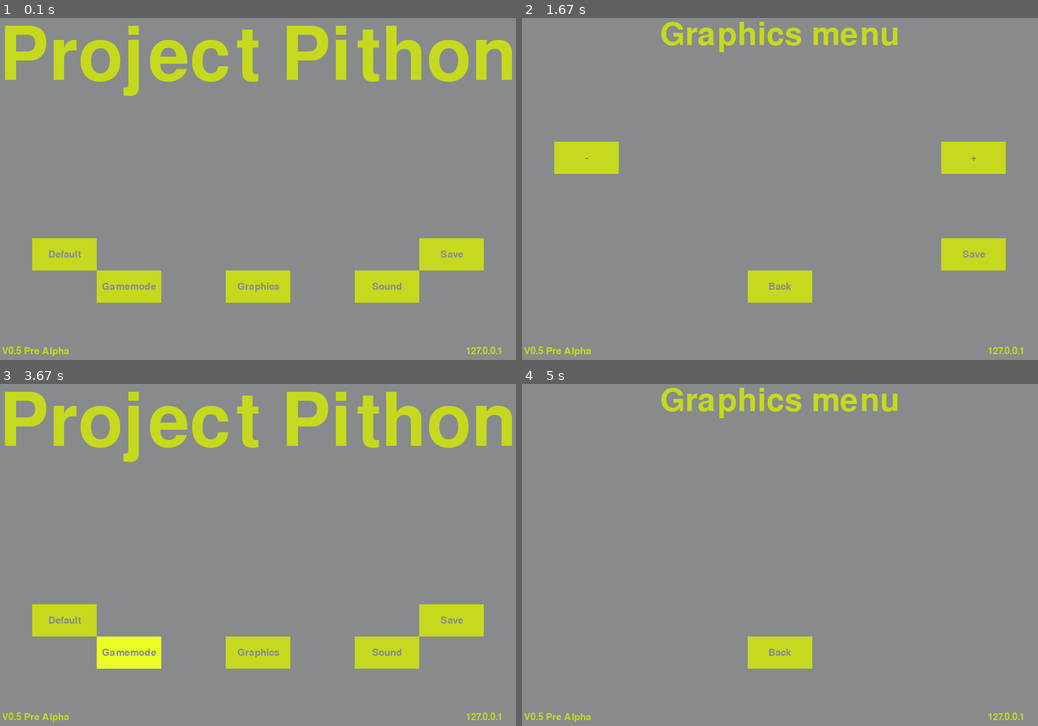
Above: before the commit, frames 1-4 (two rows, left to right).
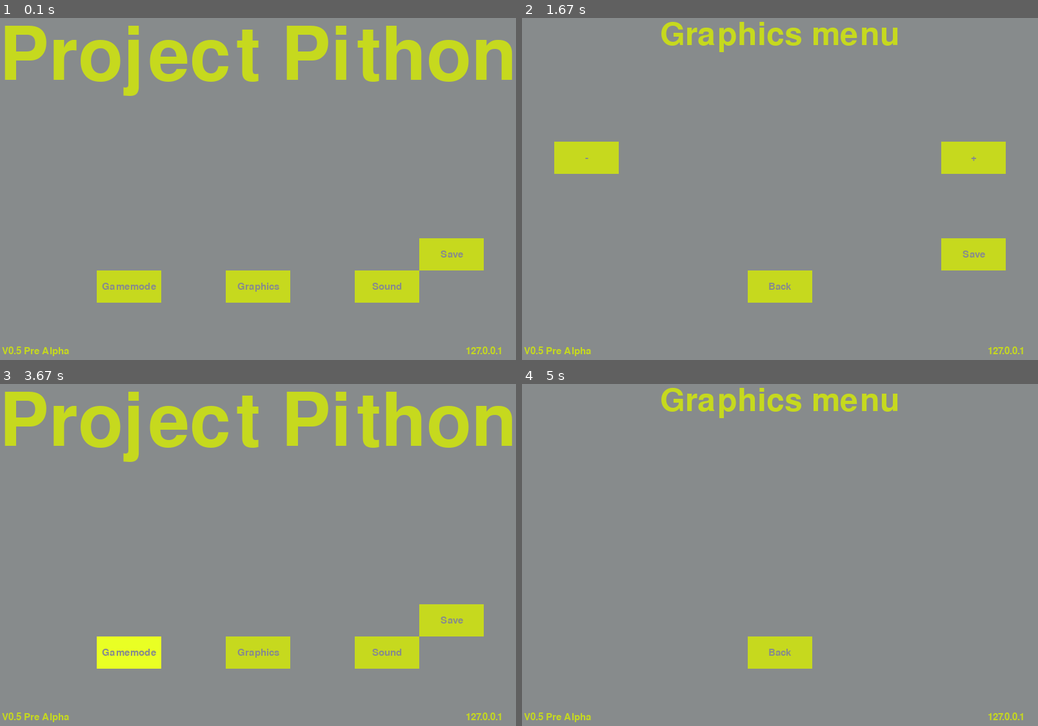
Above: after the commit, the same moments.

Repository: jamesrmuir/Creme_eggs
Game: pygame game, started from Launcher.py
Two runs of this game, one before a commit and one after it. Both use one fixed random seed, a clock stepped at 60 frames per second and the inputs below.
Inputs (mouse positions are in pixels of both pictures, inside the frame that each line leads up to):
- Up to frame 1 (0.1 s): no input
- Up to frame 2 (1.67 s): click "Graphics" at 0.42 s; click (780, 199) at 0.75 s
- Up to frame 3 (3.67 s): click (72, 527) at 2.1 s; click (232, 640) at 2.43 s; click (242, 472) at 2.78 s; click "Gamemode" at 3.63 s
- Up to frame 4 (5 s): no input

The runs differ from the first frame. In frame 1, 1.1% of the frame differs, in the area x 6-19%, y 64-74%; in frame 2, nothing differs; in frame 3, 1.1%; in frame 4, nothing differs.

Commit message:
WIP Savegame

Diff:
--- a/Example game and test files/tileGameTest.py
+++ b/Example game and test files/tileGameTest.py
@@ -4,14 +4,48 @@
 #Imports some useful constants
 from pygame.locals import *
 
+#Defines resources
+DIRT = 0
+GRASS = 1
+WATER = 2
+COAL = 3
+
+#Defines colours
+BLACK = (  0,  0,  0)
+BROWN = (153, 76,  0)
+GREEN = (  0,255,  0)
+BLUE  = (  0,  0,255)
+
+#Links resources and colours
+colours  = {
+            DIRT  : BROWN,
+            GRASS : GREEN,
+            WATER : BLUE,
+            COAL  : BLACK
+           }
+
+#List representing out tilemap
+tilemap = [
+            [GRASS, COAL,  DIRT ],
+            [WATER, WATER, GRASS],
+            [COAL,  GRASS, WATER],
+            [DIRT,  GRASS, COAL ],
+            [GRASS, WATER, DIRT ]
+          ]
+
+#Defines game dimensions
+TILESIZE = 40
+MAPWIDTH = 3
+MAPHEIGHT = 5
+
 #Initialise the pygame module
 pygame.init()
 
 #Sets the display
-displayWindow = pygame.display.set_mode((300,300))
+displayWindow = pygame.display.set_mode((MAPWIDTH*TILESIZE,MAPHEIGHT*TILESIZE))
 
 #Gives the window a title
-pygame.display.set_caption("Tile test")
+pygame.display.set_caption("Tile")
 
 #Loop forever
 while True:
@@ -23,8 +57,12 @@
             pygame.quit()
             sys.exit()
 
-    #Draws green square
-    pygame.draw.rect(displayWindow, (0,255,0), (100,50,20,20))
+    #Loop through each row
+    for row in range(MAPHEIGHT):
+        #Loop through each column
+        for column in range(MAPWIDTH):
+            #Draws tiles
+            pygame.draw.rect(displayWindow, colours[tilemap[row][column]],(column*TILESIZE, row*TILESIZE,TILESIZE,TILESIZE))
 
     #Updates the display
     pygame.display.update()
--- a/Launcher.py
+++ b/Launcher.py
@@ -4,6 +4,7 @@
 import commonVariables
 import pygame
 import socket
+import pickle
 
 #Variables=====================================================================#
 #Defines colour
@@ -67,6 +68,16 @@
     if graphicsBarOne <= 390:
         graphicsBarOne += 10
 
+def save():
+    global displayWidth, displayHeight, graphicsBarOne
+
+    with open("savegame.txt", "wb") as f:
+        pickle.dump(displayWidth, f)
+        pickle.dump(displayHeight, f)
+        pickle.dump(graphicsBarOne, f)
+
+
+#Start of main things==========================================================#
 #The main menu-----------------------------------------------------------------#
 def mainMenu():
     global menuLoop
@@ -98,7 +109,7 @@
         mouse = pygame.mouse.get_pos()
 
         #Buton Zero (Default)
-        button("Default",50,400,100,50,yellow,brightYellow,textObjectsGrey,commonVariables.default())
+        #button("Default",50,400,100,50,yellow,brightYellow,textObjectsGrey,commonVariables.default())
 
         #Button One (Gamemode)
         button("Gamemode",150,450,100,50,yellow,brightYellow,textObjectsGrey,gamemode)
@@ -110,7 +121,7 @@
         button("Sound",550,450,100,50,yellow,brightYellow,textObjectsGrey,sound)
 
         #Button Four (Save)
-        button("Save",650,400,100,50,yellow,brightYellow,textObjectsGrey,commonVariables.save())
+        button("Save",650,400,100,50,yellow,brightYellow,textObjectsGrey,save())
 
         #IP Display
         button(userIp,700,550,100,50,grey,grey,textObjectsYellow,testFunction)
@@ -207,7 +218,7 @@
         button("+",650,250,100,50,yellow,brightYellow,textObjectsGrey,plus)
 
         #Button One
-        button("Save",650,400,100,50,yellow,brightYellow,textObjectsGrey,commonVariables.save())
+        button("Save",650,400,100,50,yellow,brightYellow,textObjectsGrey,save())
 
         #Button Two (Back)
         button("Back",350,450,100,50,yellow,brightYellow,textObjectsGrey,mainMenu)
@@ -285,13 +296,15 @@
 #Program=======================================================================#
 #Loads variables---------------------------------------------------------------#
 commonVariables.load()
+displayWidth = commonVariables.displayWidth
+displayHeight = commonVariables.displayHeight
 graphicsBarOne  = commonVariables.graphicsBarOne
 
 #Initalise pygame--------------------------------------------------------------#
 pygame.init()
 
-gameDisplay = pygame.display.set_mode((commonVariables.displayWidth
-                                       ,commonVariables.displayHeight))
+gameDisplay = pygame.display.set_mode((displayWidth
+                                       ,displayHeight))
 pygame.display.set_caption("Launcher")
 clock = pygame.time.Clock()
 
--- a/commonVariables.py
+++ b/commonVariables.py
@@ -26,8 +26,6 @@
         displayHeight = pickle.load(f)
         graphicsBarOne = pickle.load(f)
 
-default()
-
 with open("savegame.txt", "rb") as f:
     var1 = pickle.load(f)
     var2 = pickle.load(f)
